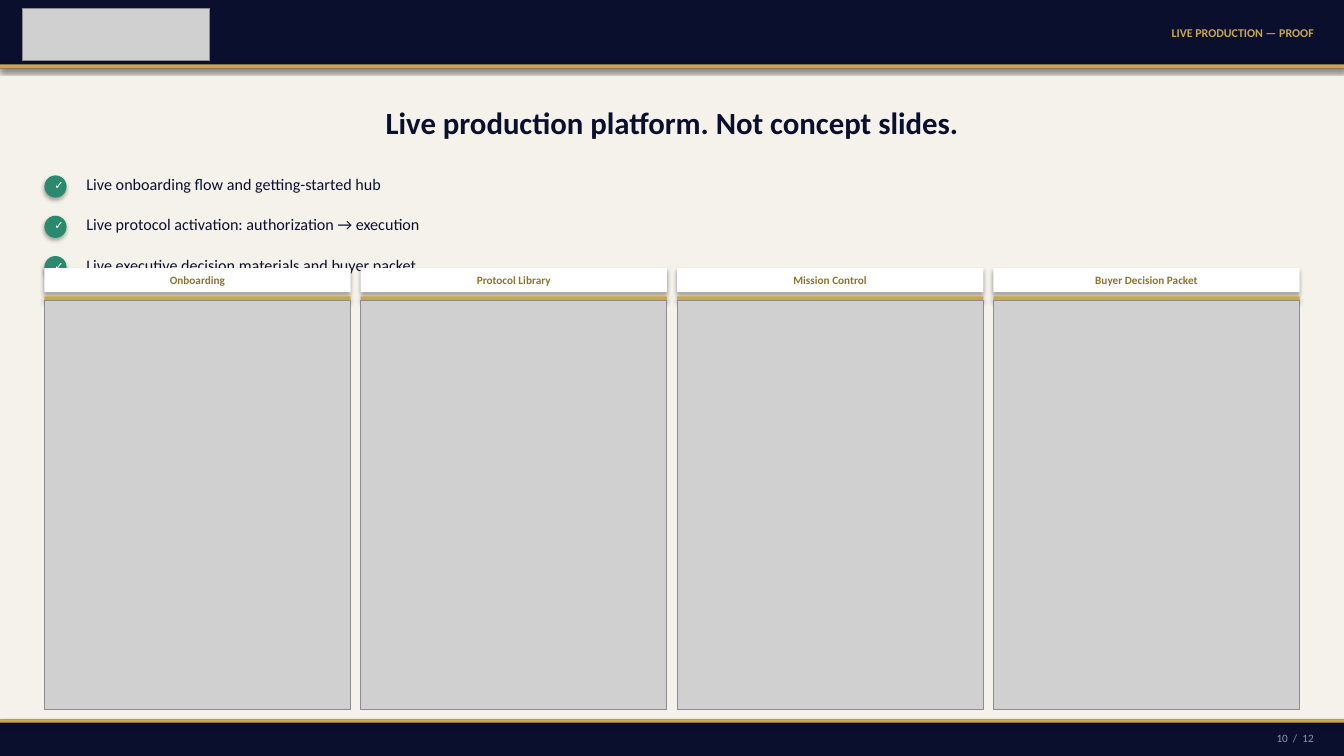
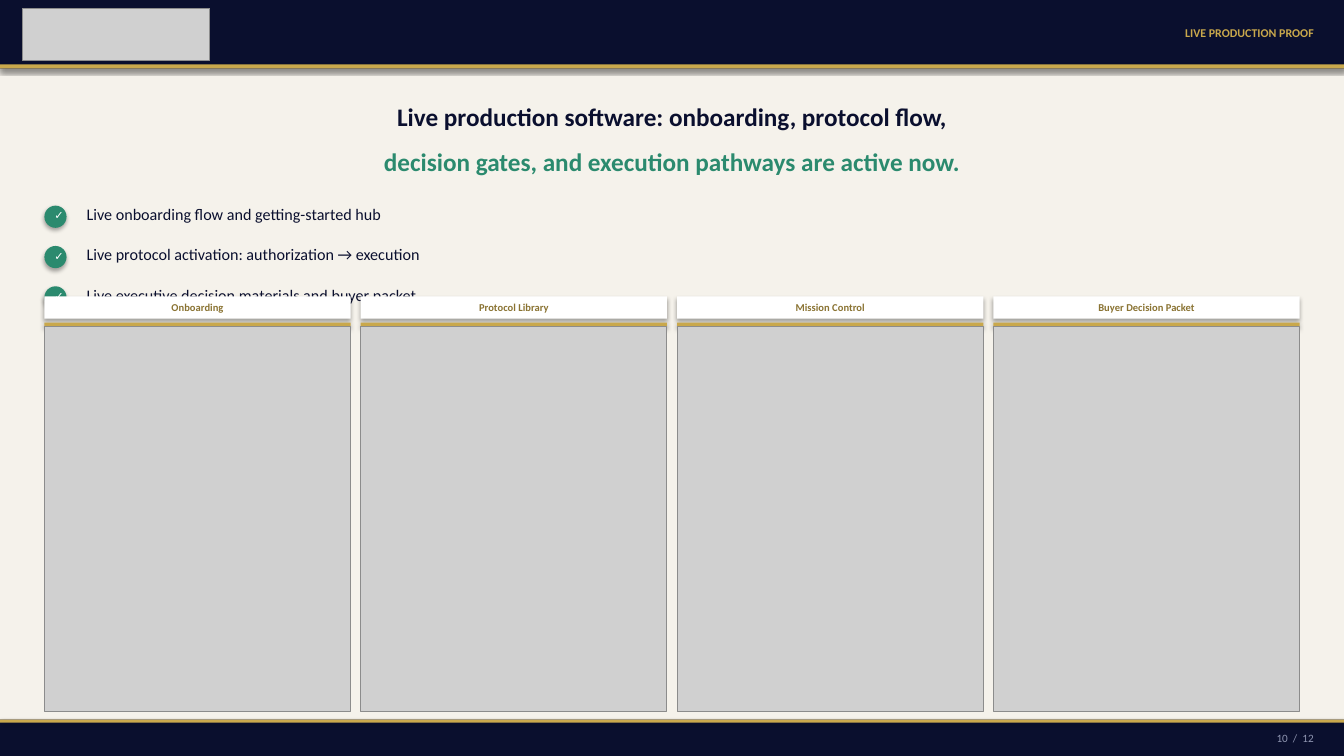
Before and after one commit to mbrunke18/CodePlatform1, a slide deck: slide 10 of attached_assets/VaughnMartin_Pitch_Deck_12Slide_FINAL.pptx. Drawn at 1344x756 pixels with LibreOffice and Linux fonts; fonts in the diff are those of the drawing; grey boxes stand for pictures. Boxes give left, top, right and bottom in pixels: in the first picture for what was removed or moved away, otherwise in the second. Text is boxed around its words. In the diff, an @@ line names an element or a change of style, - is before the commit and + after.

```diff
--- a/attached_assets/VaughnMartin_Pitch_Deck_12Slide_FINAL.pptx
+++ b/attached_assets/VaughnMartin_Pitch_Deck_12Slide_FINAL.pptx
@@ text at bbox=[1185, 29, 1314, 37]: text changed @@
-LIVE PRODUCTION — PROOF
+LIVE PRODUCTION PROOF
@@ text at bbox=[397, 108, 946, 131]: text changed; size 22 to 18 pt @@
-Live production platform. Not concept slides.
+Live production software: onboarding, protocol flow,
@@ text added at bbox=[384, 153, 959, 176], 18 pt, text #2B8A6E, bold @@
+decision gates, and execution pathways are active now.
@@ text "Live onboarding flow and getting-started ...": place and size @@
-text "Live onboarding flow and getting-started ..." at bbox=[86, 178, 380, 193]
+text "Live onboarding flow and getting-started ..." at bbox=[87, 208, 380, 223]
@@ 2 ellipses, 2 texts: place and size @@
-2 ellipses, 2 texts at bbox=[44, 214, 67, 278]
+2 ellipses, 2 texts at bbox=[44, 204, 67, 268]
@@ text "Live protocol activation: authorization → ...": place and size @@
-text "Live protocol activation: authorization → ..." at bbox=[86, 219, 420, 233]
+text "Live protocol activation: authorization → ..." at bbox=[87, 249, 420, 263]
@@ ellipse: place and size @@
-ellipse at bbox=[44, 175, 67, 198]
+ellipse at bbox=[44, 286, 67, 309]
@@ text "✓": place and size @@
-text "✓" at bbox=[44, 173, 67, 198]
+text "✓" at bbox=[44, 284, 67, 309]
@@ text "Live executive decision materials and ...": place and size @@
-text "Live executive decision materials and ..." at bbox=[86, 259, 416, 274]
+text "Live executive decision materials and ..." at bbox=[87, 289, 416, 306]
@@ 4 texts, 4 rectangles: place and size @@
-4 texts, 4 rectangles at bbox=[44, 268, 1300, 292]
+4 texts, 4 rectangles at bbox=[44, 296, 1300, 319]
@@ size 8 to 7.5 pt in 4 elements at bbox=[171, 303, 223, 313], bbox=[479, 303, 548, 313], bbox=[796, 303, 864, 311], bbox=[1098, 303, 1195, 313] @@
@@ picture: place and size @@
-picture at bbox=[44, 300, 351, 710]
+picture at bbox=[44, 327, 351, 712]
@@ picture: place and size @@
-picture at bbox=[361, 300, 667, 710]
+picture at bbox=[361, 327, 667, 712]
@@ picture: place and size @@
-picture at bbox=[677, 300, 983, 710]
+picture at bbox=[677, 327, 983, 712]
@@ picture: place and size @@
-picture at bbox=[993, 300, 1300, 710]
+picture at bbox=[993, 327, 1300, 712]
@@ 4 rectangles: place and size @@
-4 rectangles at bbox=[44, 296, 1300, 300]
+4 rectangles at bbox=[44, 323, 1300, 327]
```
Also in this commit, not shown: 10 other slides changed, 1 slide added, 1 slide removed, 1 other file.
